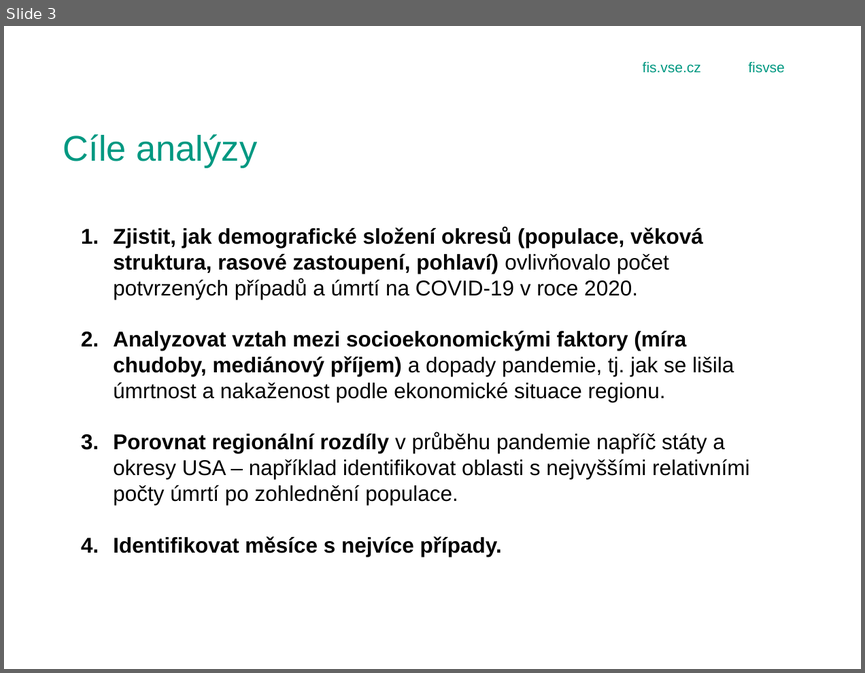
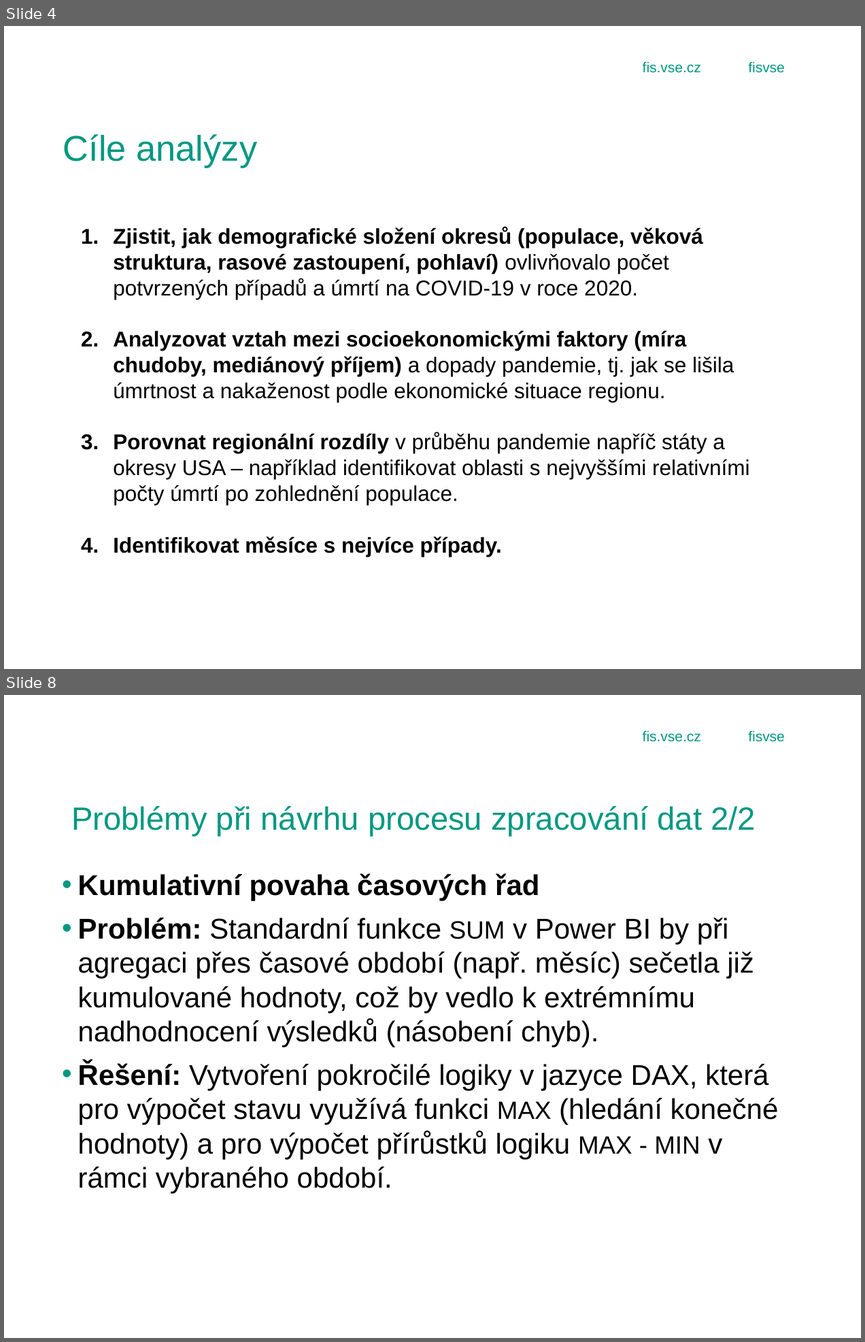
Before and after one commit to ursulastrudl/Projektovy_seminar, a slide deck: obhajoba.pptx. Shown one above the other, each under a label of ours: slide 3 before the commit, slides 4 and 8 after it; the slides between them are not shown. The pictures are 865x673 and 865x1342 pixels, drawn with LibreOffice and Linux fonts; fonts in the diff are those of the drawing; background and template pictures are left out. Boxes give left, top, right and bottom in pixels: in the first picture for what was removed or moved away, otherwise in the second. Text is boxed around its words. In the diff, an @@ line names an element or a change of style, - is before the commit and + after.

```diff
--- a/obhajoba.pptx
+++ b/obhajoba.pptx
@@ slide 8 added at box(4, 695, 861, 1338), background picture (left out); not listed: 3 template elements that a slide beside it also shows @@
@@ title added at box(71, 806, 755, 836), 27 pt, text #009881 @@
+Problémy při návrhu procesu zpracování dat 2/2
@@ text added at box(78, 873, 779, 1193), 24 pt, text #000000 @@
+• Kumulativní povaha časových řad
+• Problém: Standardní funkce SUM v Power BI by při agregaci přes časové období (např. měsíc) sečetla již kumulované hodnoty, což by vedlo k extrémnímu nadhodnocení výsledků (násobení chyb).
+• Řešení: Vytvoření pokročilé logiky v jazyce DAX, která pro výpočet stavu využívá funkci MAX (hledání konečné hodnoty) a pro výpočet přírůstků logiku MAX - MIN v rámci vybraného období.
@@ what was slide 3 is now slide 4 @@
```
Also in this commit, not shown: 1 slide changed, 12 other slides added, 1 slide removed, 2 other files.
